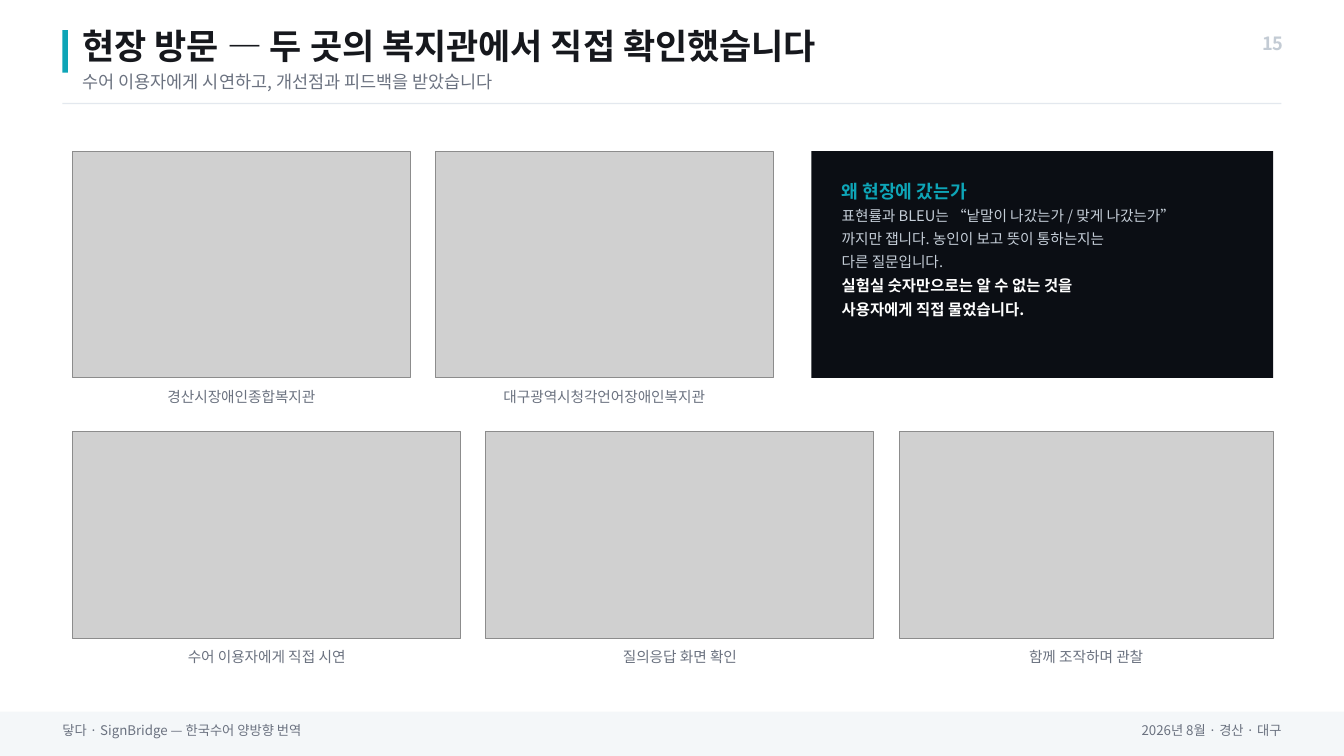
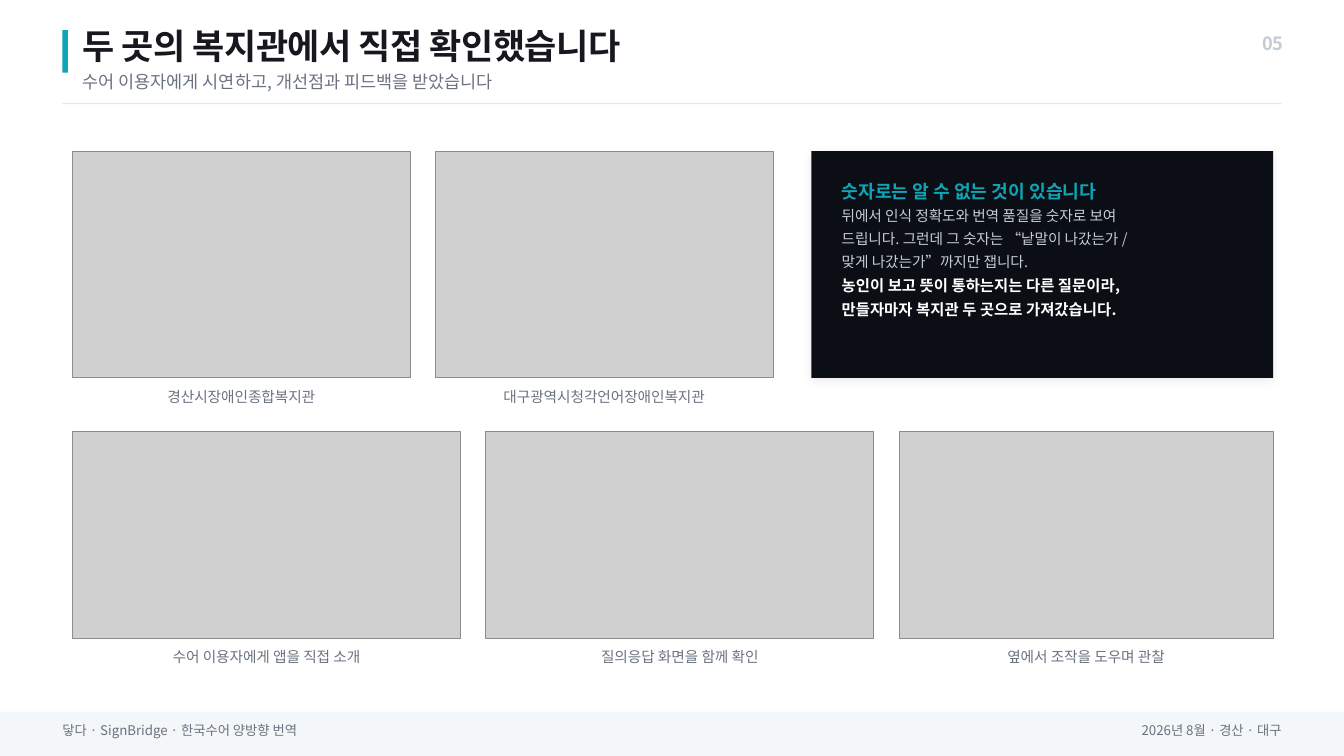
Before and after one commit to BioCode67/signbridge, a slide deck: slide 5 of ppt/제출/중간평가 발표자료_닿다.pptx (slide 15 before the commit). Drawn at 1344x756 pixels with LibreOffice and Linux fonts; fonts in the diff are those of the drawing; grey boxes stand for pictures. Boxes give left, top, right and bottom in pixels: in the first picture for what was removed or moved away, otherwise in the second. Text is boxed around its words. In the diff, an @@ line names an element or a change of style, - is before the commit and + after.

```diff
--- a/ppt/제출/중간평가 발표자료_닿다.pptx
+++ b/ppt/제출/중간평가 발표자료_닿다.pptx
@@ text at box(83, 29, 621, 62): text changed @@
-현장 방문 — 두 곳의 복지관에서 직접 확인했습니다
+두 곳의 복지관에서 직접 확인했습니다
@@ text at box(1262, 36, 1283, 50): text changed @@
-15
+05
@@ rectangle at box(812, 151, 1273, 378): shadow on @@
@@ text at box(842, 182, 1120, 317): text changed @@
-왜 현장에 갔는가
-표현률과 BLEU는 “낱말이 나갔는가 / 맞게 나갔는가”
-까지만 잽니다. 농인이 보고 뜻이 통하는지는
-다른 질문입니다.
-실험실 숫자만으로는 알 수 없는 것을
-사용자에게 직접 물었습니다.
+숫자로는 알 수 없는 것이 있습니다
+뒤에서 인식 정확도와 번역 품질을 숫자로 보여
+드립니다. 그런데 그 숫자는 “낱말이 나갔는가 /
+맞게 나갔는가”까지만 잽니다.
+농인이 보고 뜻이 통하는지는 다른 질문이라,
+만들자마자 복지관 두 곳으로 가져갔습니다.
@@ text at box(173, 650, 360, 663): text changed @@
-수어 이용자에게 직접 시연
+수어 이용자에게 앱을 직접 소개
@@ text at box(601, 650, 759, 663): text changed @@
-질의응답 화면 확인
+질의응답 화면을 함께 확인
@@ text at box(1007, 650, 1165, 663): text changed @@
-함께 조작하며 관찰
+옆에서 조작을 도우며 관찰
@@ text at box(62, 724, 297, 739): text changed @@
-닿다 · SignBridge — 한국수어 양방향 번역
+닿다 · SignBridge · 한국수어 양방향 번역
```
Also in this commit, not shown: 21 other slides changed, 50 other files.
